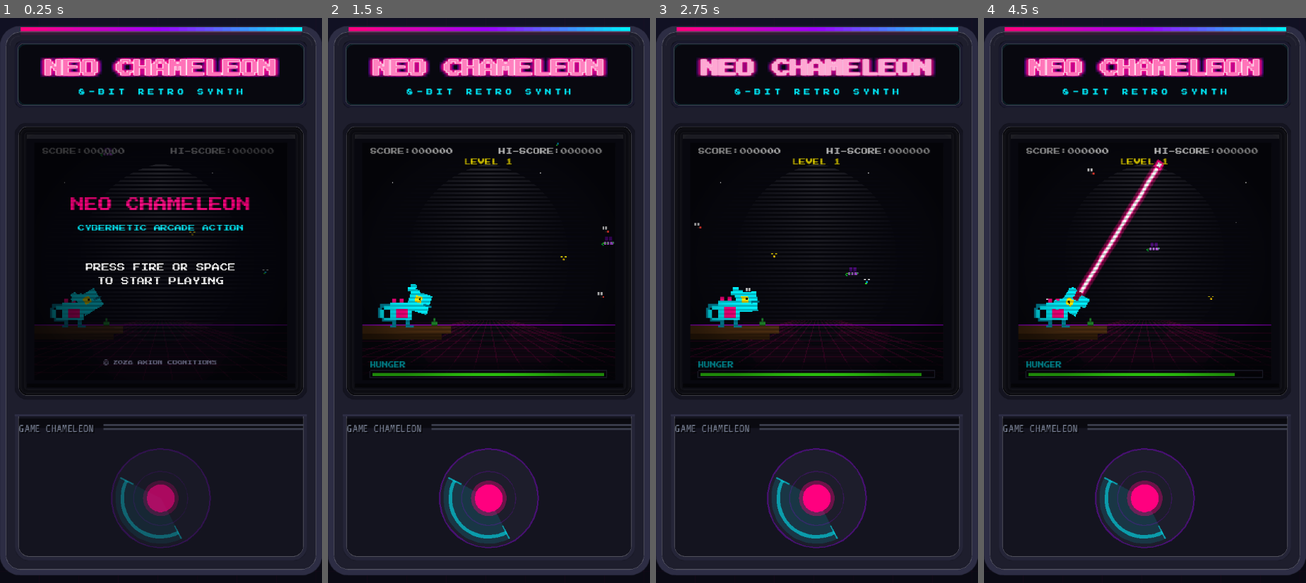
Above: before the commit, frames 1-4 (left to right).
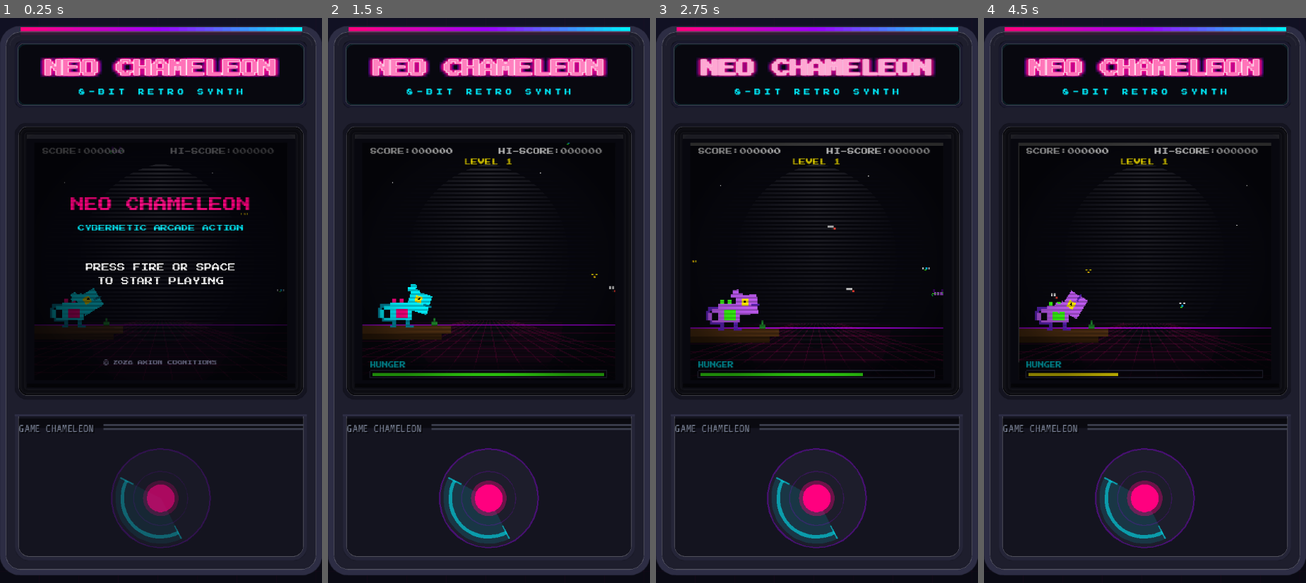
Above: after the commit, the same moments.

Repository: nyapp/chameleon
Game: Godot game, scene res://scenes/CabinetScene.tscn
The game is run twice, just before and just after one commit, with the same random seed, the same clock (stepped at 60 frames per second) and the same inputs.
Inputs (mouse positions are in pixels of both pictures, inside the frame that each line leads up to):
- Up to frame 1 (0.25 s): no input
- Up to frame 2 (1.5 s): tap Enter at 0.5 s; drag from (489, 498) to (521, 176) at 0.52 s; drag from (424, 328) to (472, 413) at 1.27 s
- Up to frame 3 (2.75 s): move the mouse to (849, 176) at 2.02 s; hold Right (aim_right) from 2.03 s (still down); click (849, 176) at 2.17 s
- Up to frame 4 (4.5 s): release Right (aim_right) at 2.75 s; drag from (1128, 413) to (1048, 215) at 2.77 s; move the mouse to (1241, 385) at 3.52 s; hold Down (aim_down) 3.53-4.25 s; click (1241, 385) at 3.67 s; tap Space at 3.77 s; drag from (1048, 215) to (1096, 159) at 4.27 s

The runs differ from the first frame. In frame 1, less than 0.1% of the frame differs, in the area x 26-89%, y 22-51%; in frame 2, less than 0.1%; in frame 3, 2.7%; in frame 4, 3.9%, in the area x 10-90%, y 22-64%.
Error after the commit: Invalid access to property or key 'level_up_banner_frames' on a base object of type 'Node2D (MainScene.gd)'. (res://scripts/HUDDraw.gd:115)

Commit message:
feat: refactor movement and animation logic in Bug and Chameleon scripts for improved frame rate independence, and update GameState for consistent delta time scaling

Diff:
--- a/scripts/Bug.gd
+++ b/scripts/Bug.gd
@@ -108,7 +108,9 @@
 		# 舌先に位置はchameleon.gdが制御するので移動しない
 		return
 
-	time_offset += 0.08
+	var step: float = GameState.scale60(delta)
+
+	time_offset += 0.08 * step
 
 	# 羽ばたきアニメーション（JSの wingFrame 切り替え相当）
 	wing_timer += delta
@@ -119,23 +121,25 @@
 	# タイプ別移動（JSのswitch文と同一ロジック）
 	match bug_type:
 		"common":
-			position.x += vx
-			position.y += sin(time_offset) * 0.8
+			position.x += vx * step
+			position.y += sin(time_offset) * 0.8 * step
 		"gnat":
-			position.x += vx
-			position.y += vy + cos(time_offset * 2.5) * 2.2
+			position.x += vx * step
+			position.y += (vy + cos(time_offset * 2.5) * 2.2) * step
 		"firefly":
-			position.x += vx
-			position.y += vy + sin(time_offset) * 1.2
+			position.x += vx * step
+			position.y += (vy + sin(time_offset) * 1.2) * step
 		"wasp":
-			position.x += vx
-			position.y += sin(time_offset * 1.5) * 1.5
-			if randf() < 0.02:
+			position.x += vx * step
+			position.y += sin(time_offset * 1.5) * 1.5 * step
+			if randf() < 0.02 * step:
 				vx = -(1.5 + randf() * 1.5)
 
 	# 画面外チェック → respawn
 	if position.x < -15.0 or position.y > CANVAS_H + 15.0 or position.y < -15.0:
 		respawn()
+
+	queue_redraw()
 
 # ─── 描画（JSの Bug.drawSprite() 相当、_draw() で呼ばれる） ──
 func _draw() -> void:
@@ -202,8 +206,3 @@
 			# ドクロマーク
 			draw_rect(Rect2(-3, 0, 1, 1), Color(0.224, 1.0, 0.078))
 			draw_rect(Rect2(-1, 0, 1, 1), Color(0.224, 1.0, 0.078))
-
-# ─── _process：毎フレーム移動＋再描画トリガー ────────────────
-func _process(delta: float) -> void:
-	update_movement(delta)
-	queue_redraw()
--- a/scripts/Chameleon.gd
+++ b/scripts/Chameleon.gd
@@ -45,7 +45,7 @@
 var idle_time: float = 0.0
 var mouth_open: float = 0.0
 var eye_target_angle: float = 0.0
-var flash_frames: int = 0
+var flash_time: float = 0.0
 var hurt_poison: bool = false
 var power_up_active: String = ""  # "" | "gold" | "multi" | "slow"
 var color_cycle: float = 0.0
@@ -71,7 +71,7 @@
 	return false
 
 func trigger_hurt(is_poison: bool = false) -> void:
-	flash_frames = 15
+	flash_time = 15.0 / GameState.TARGET_FPS
 	hurt_poison = is_poison
 
 func activate_power_up(power_type: String) -> void:
@@ -93,7 +93,8 @@
 
 # ─── 更新（JSの chameleon.update() 相当） ────────────────────
 func update_chameleon(delta: float, current_bugs: Array) -> void:
-	idle_time += 0.05
+	var step: float = GameState.scale60(delta)
+	idle_time += 0.05 * step
 
 	# 1. 照準ロジック
 	if has_mouse_target:
@@ -104,14 +105,14 @@
 		target_angle = desired
 	else:
 		if keys_up or keys_left:
-			target_angle -= 0.04
+			target_angle -= 0.04 * step
 		if keys_down or keys_right:
-			target_angle += 0.04
+			target_angle += 0.04 * step
 		target_angle = clamp(target_angle, ANGLE_MIN, ANGLE_MAX)
 
 	# スムーズ回転
 	var diff: float = target_angle - angle
-	angle += diff * rotation_speed
+	angle += diff * (1.0 - pow(1.0 - rotation_speed, step))
 
 	# 2. 目のトラッキング（最近接の虫を追う）
 	if current_bugs.size() > 0:
@@ -133,8 +134,8 @@
 	# 3. 舌ステートマシン
 	match tongue_state:
 		"shooting":
-			mouth_open = min(mouth_open + 0.25, 1.0)
-			tongue_len += tongue_speed
+			mouth_open = min(mouth_open + 0.25 * step, 1.0)
+			tongue_len += tongue_speed * step
 			tongue_tip = Vector2(PIVOT_X, PIVOT_Y) + Vector2(cos(angle), sin(angle)) * tongue_len
 			if tongue_len >= tongue_max_len \
 				or tongue_tip.x < 0 or tongue_tip.x > CANVAS_W \
@@ -142,7 +143,7 @@
 					tongue_state = "retracting"
 
 		"retracting":
-			tongue_len -= tongue_speed * 0.8
+			tongue_len -= tongue_speed * 0.8 * step
 			if tongue_len <= 0.0:
 				tongue_len = 0.0
 				tongue_state = "swallowing"
@@ -151,7 +152,7 @@
 				caught_bug.position = tongue_tip
 
 		"swallowing":
-			mouth_open = max(mouth_open - 0.15, 0.0)
+			mouth_open = max(mouth_open - 0.15 * step, 0.0)
 			if mouth_open <= 0.0:
 				tongue_state = "idle"
 				if caught_bug:
@@ -165,9 +166,9 @@
 			mouth_open = 0.0
 
 	# アニメ変数
-	if flash_frames > 0:
-		flash_frames -= 1
-	color_cycle += 0.05
+	if flash_time > 0.0:
+		flash_time = max(0.0, flash_time - delta)
+	color_cycle += 0.05 * step
 
 	queue_redraw()
 
@@ -204,7 +205,7 @@
 				skin_color = Color(0.0, 0.941, 1.0)
 				belly_color = Color(0.722, 1.0, 1.0)
 				dark_color = Color(0.0, 0.545, 0.639)
-	elif flash_frames > 0:
+	elif flash_time > 0.0:
 		if hurt_poison:
 			skin_color = Color(0.749, 0.353, 0.949)  # #bf5af2
 			belly_color = Color(0.224, 1.0, 0.078)
--- a/scripts/GameState.gd
+++ b/scripts/GameState.gd
@@ -3,6 +3,10 @@
 ## JSの GameEngine のメンバ変数のうち「永続的・横断的」なものをここに集約
 
 extends Node
+
+const TARGET_FPS: float = 60.0
+const LEVEL_UP_BANNER_DURATION: float = 80.0 / TARGET_FPS
+const GAME_OVER_SHAKE_DURATION: float = 1.0
 
 # ─── ゲーム状態 ────────────────────────────────────────────
 ## "TITLE" | "PLAYING" | "GAMEOVER" | "PAUSED"
@@ -39,6 +43,9 @@
 signal combo_updated(new_combo: int)
 
 # ─── 初期化 ─────────────────────────────────────────────────
+func scale60(delta: float) -> float:
+	return delta * TARGET_FPS
+
 func _ready() -> void:
 	load_high_score()
 
@@ -137,7 +144,7 @@
 # ─── エネルギー更新 ──────────────────────────────────────────
 func tick_energy(delta: float) -> bool:
 	## delta補正で60fps非依存。falseを返したらゲームオーバー
-	var depletion: float = (ENERGY_DEPLETION_BASE + (level - 1) * 0.008) * delta * 60.0
+	var depletion: float = (ENERGY_DEPLETION_BASE + (level - 1) * 0.008) * scale60(delta)
 	energy = max(0.0, energy - depletion)
 	return energy > 0.0
 
--- a/scripts/MainScene.gd
+++ b/scripts/MainScene.gd
@@ -18,8 +18,8 @@
 
 # ─── 状態変数 ────────────────────────────────────────────────
 var screen_shake: float = 0.0
-var game_over_shake_frames: int = 0
-var level_up_banner_frames: int = 0
+var game_over_shake_time: float = 0.0
+var level_up_banner_time: float = 0.0
 
 # マウス・タッチ入力
 var mouse_target: Vector2 = Vector2.ZERO
@@ -76,7 +76,7 @@
 	if overlay_draw:
 		overlay_draw.is_dpad_aiming = dpad_aiming
 		overlay_draw.is_stick_aiming = stick_aiming
-		overlay_draw.level_up_banner_frames = level_up_banner_frames
+		overlay_draw.level_up_banner_time = level_up_banner_time
 
 	if stick_aiming and stick_direction.length_squared() > 0.0:
 		var pivot := Vector2(Chameleon.PIVOT_X, Chameleon.PIVOT_Y)
@@ -88,7 +88,7 @@
 		_update_bugs_idle(delta)
 		return
 
-	_tick_screen_shake()
+	_tick_screen_shake(delta)
 
 	chameleon.has_mouse_target = has_mouse_target
 	chameleon.mouse_target = mouse_target
@@ -114,19 +114,16 @@
 	_check_tongue_collision()
 	_check_swallow_result()
 
-	if level_up_banner_frames > 0:
-		level_up_banner_frames -= 1
+	if level_up_banner_time > 0.0:
+		level_up_banner_time = max(0.0, level_up_banner_time - delta)
 
 # ─── 虫の更新（PLAYING） ────────────────────────────────────
 func _update_bugs_playing(delta: float) -> void:
 	var gs: Node = GameState
 	var is_slow: bool = gs.power_up_type == "slow"
 	for bug in bug_container.get_children():
-		if is_slow and bug.state == "active":
-			if randf() < 0.4:
-				bug.update_movement(delta)
-		else:
-			bug.update_movement(delta)
+		var move_delta: float = delta * 0.4 if is_slow and bug.state == "active" else delta
+		bug.update_movement(move_delta)
 
 func _update_bugs_idle(delta: float) -> void:
 	for bug in bug_container.get_children():
@@ -186,7 +183,7 @@
 			_trigger_random_power_up()
 
 	if gs.check_level_up():
-		level_up_banner_frames = 80
+		level_up_banner_time = GameState.LEVEL_UP_BANNER_DURATION
 		AudioManager.play_powerup()
 		var bug_count: int = bug_container.get_child_count()
 		if gs.level <= 4 and bug_count < MAX_BUGS + 2:
@@ -213,22 +210,23 @@
 func _on_game_over() -> void:
 	AudioManager.stop_bgm()
 	AudioManager.play_game_over()
-	game_over_shake_frames = 60
+	game_over_shake_time = GameState.GAME_OVER_SHAKE_DURATION
 	screen_shake = max(screen_shake, 12.0)
 
 # ─── レベルアップ ────────────────────────────────────────────
 func _on_level_up(_new_level: int) -> void:
-	level_up_banner_frames = 80
+	level_up_banner_time = GameState.LEVEL_UP_BANNER_DURATION
 
 # ─── 画面揺れ ────────────────────────────────────────────────
-func _tick_screen_shake() -> void:
-	if game_over_shake_frames > 0:
-		game_over_shake_frames -= 1
-		screen_shake = max(0.0, screen_shake - 0.8)
-		if game_over_shake_frames <= 0:
+func _tick_screen_shake(delta: float) -> void:
+	var step: float = GameState.scale60(delta)
+	if game_over_shake_time > 0.0:
+		game_over_shake_time = max(0.0, game_over_shake_time - delta)
+		screen_shake = max(0.0, screen_shake - 0.8 * step)
+		if game_over_shake_time <= 0.0:
 			screen_shake = 0.0
 	elif GameState.state == "PLAYING" and screen_shake > 0.0:
-		screen_shake = max(0.0, screen_shake - 0.8)
+		screen_shake = max(0.0, screen_shake - 0.8 * step)
 
 	if screen_shake > 0.0 and camera:
 		camera.offset = Vector2(
@@ -293,7 +291,7 @@
 	GameState.start_game()
 	chameleon.deactivate_power_up()
 	screen_shake = 0.0
-	game_over_shake_frames = 0
+	game_over_shake_time = 0.0
 	_spawn_initial_bugs()
 	AudioManager.start_bgm()
 
--- a/scripts/OverlayDraw.gd
+++ b/scripts/OverlayDraw.gd
@@ -8,7 +8,7 @@
 const CANVAS_H: int = 240
 
 # MainSceneから参照して書き込まれる
-var level_up_banner_frames: int = 0
+var level_up_banner_time: float = 0.0
 var chameleon_ref: Node2D = null   # Chameleonノードへの参照（カーソル描画用）
 var is_dpad_aiming: bool = false
 var is_stick_aiming: bool = false
@@ -28,7 +28,7 @@
 		_draw_target_cursor()
 
 	# レベルアップバナー
-	if level_up_banner_frames > 0 and gs.state == "PLAYING":
+	if level_up_banner_time > 0.0 and gs.state == "PLAYING":
 		_draw_level_up_banner(gs.level)
 
 	# 状態別オーバーレイ
@@ -225,7 +225,8 @@
 	draw_rect(Rect2(-1, CANVAS_H / 2.0 + 15, CANVAS_W + 2, 1),
 		Color(0.0, 0.941, 1.0))
 
-	if int(level_up_banner_frames / 5) % 2 == 0:
+	var elapsed: float = GameState.LEVEL_UP_BANNER_DURATION - level_up_banner_time
+	if int(elapsed * 12.0) % 2 == 0:
 		draw_string(_game_font(),
 			Vector2(0, CANVAS_H / 2.0 + 3),
 			"LEVEL UP: STAGE %d" % current_level,
